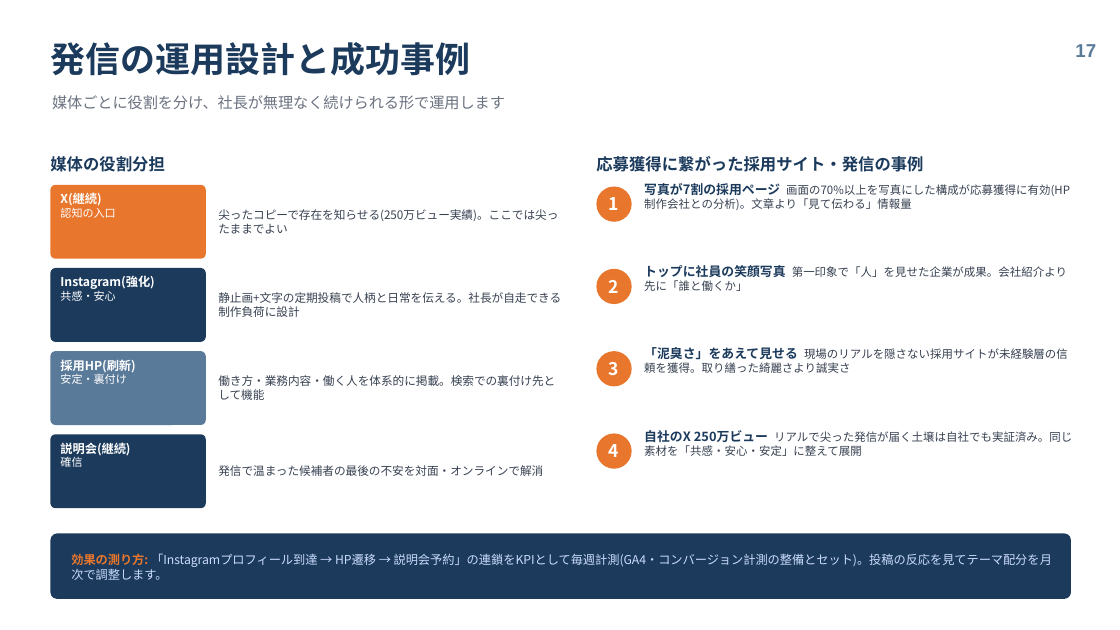
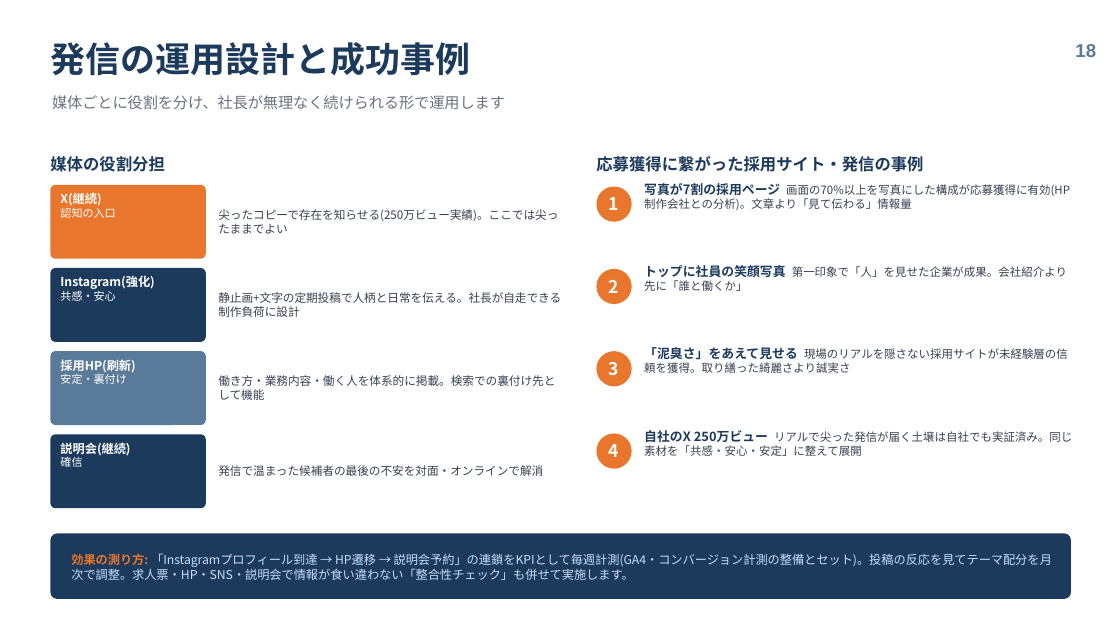
Before and after one commit to talenco0701/agency-agents, a slide deck: slide 18 of reports/matsushita-kogyo/松下工業様_採用強化支援_総括レポート.pptx (slide 17 before the commit). Drawn at 1120x630 pixels with LibreOffice and Linux fonts; fonts in the diff are those of the drawing. Boxes give left, top, right and bottom in pixels: in the first picture for what was removed or moved away, otherwise in the second. Text is boxed around its words. In the diff, an @@ line names an element or a change of style, - is before the commit and + after.

```diff
--- a/reports/matsushita-kogyo/松下工業様_採用強化支援_総括レポート.pptx
+++ b/reports/matsushita-kogyo/松下工業様_採用強化支援_総括レポート.pptx
@@ text at [1075, 44, 1096, 57]: text changed @@
-17
+18
@@ text at [71, 553, 1052, 580]: text changed @@
-効果の測り方: 「Instagramプロフィール到達 → HP遷移 → 説明会予約」の連鎖をKPIとして毎週計測(GA4・コンバージョン計測の整備とセット)。投稿の反応を見てテーマ配分を月次で調整します。
+効果の測り方: 「Instagramプロフィール到達 → HP遷移 → 説明会予約」の連鎖をKPIとして毎週計測(GA4・コンバージョン計測の整備とセット)。投稿の反応を見てテーマ配分を月次で調整。求人票・HP・SNS・説明会で情報が食い違わない「整合性チェック」も併せて実施します。
```
Also in this commit, not shown: 5 other slides changed, 1 slide added, 1 other file.
